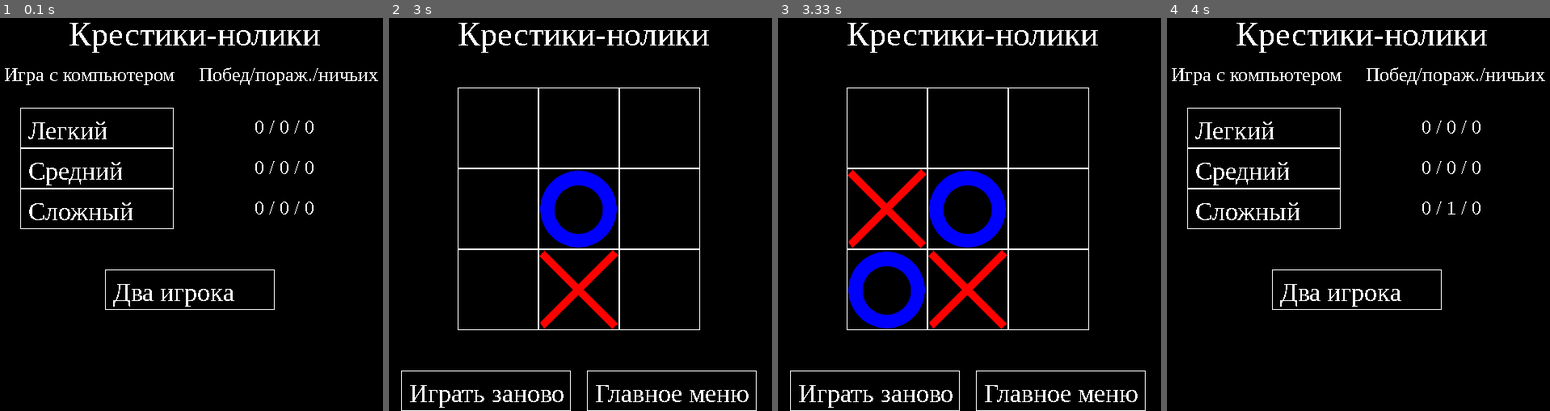
Above: before the commit, frames 1-4 (left to right).
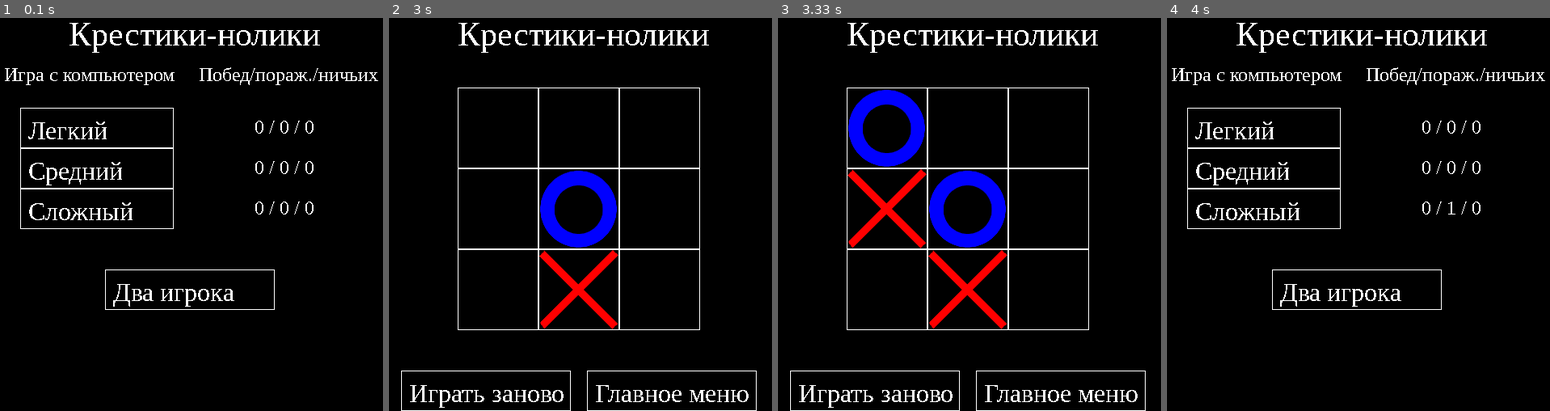
Above: after the commit, the same moments.

Repository: Mixanio/PyGameProject
Game: pygame game, started from main.py
Two runs of this game, one before a commit and one after it. Both use one fixed random seed, a clock stepped at 60 frames per second and the inputs below.
Inputs (mouse positions are in pixels of both pictures, inside the frame that each line leads up to):
- Up to frame 1 (0.1 s): no input
- Up to frame 2 (3 s): click "Сложный" at 0.38 s; click (480, 124) at 0.72 s; click (588, 120) at 1.05 s; click (469, 324) at 1.38 s; click "Играть заново" at 2.52 s; click (595, 285) at 2.85 s
- Up to frame 3 (3.33 s): click (877, 214) at 3.18 s
- Up to frame 4 (4 s): click "Главное меню" at 3.92 s

Frames 1-2 are identical in both runs. In frame 3, 3.8% of the frame differs, in the area x 18-39%, y 18-80%; in frame 4, nothing differs.

Commit message:
Update ai.py

Diff:
--- a/ai.py
+++ b/ai.py
@@ -164,14 +164,14 @@
                     if pole[x.index(0)][2 - x.index(0)] == 0:
                         pole[x.index(0)][2 - x.index(0)] = 1
                         return pole
-            if turn:
+            if turn: # 1
                 is_empty = True
-                while not isfull:
-                    isfull = True
-                    for i in pole:
-                        if 0 in i:
-                            isfull = False
-                            break
+                isfull = True
+                for i in pole:
+                    if 0 in i:
+                        isfull = False
+                        break
+                if not isfull:
                     field = []
                     for i in pole:
                         field += i
@@ -184,11 +184,11 @@
                     elif pole[1][1] == 0:
                         pole[1][1] = 1
                         return pole
-                    else:
+                    else: # 2
                         while True:
                             i = randint(0, 9)
                             if i % 2 == 0 and i != 4:
-                                if field[i] == 0 and i not in x:
+                                if field[i] == 0:
                                     field[i] = 1
                                     pole = [field[0:3],
                                             field[3:6], field[6:9]]
@@ -196,10 +196,12 @@
                                 else:
                                     if field[0] > 0 and field[2] > 0 and field[6] > 0 and field[8] > 0:
                                         break
-                        x = randint(0, 2)
-                        y = randint(0, 2)
-                        if pole[y][x] == 0:
-                            pole[y][x] = 1
+                        while True:
+                            x = randint(0, 2)
+                            y = randint(0, 2)
+                            if pole[y][x] == 0:
+                                pole[y][x] = 1
+                                break
     return pole
 
 
